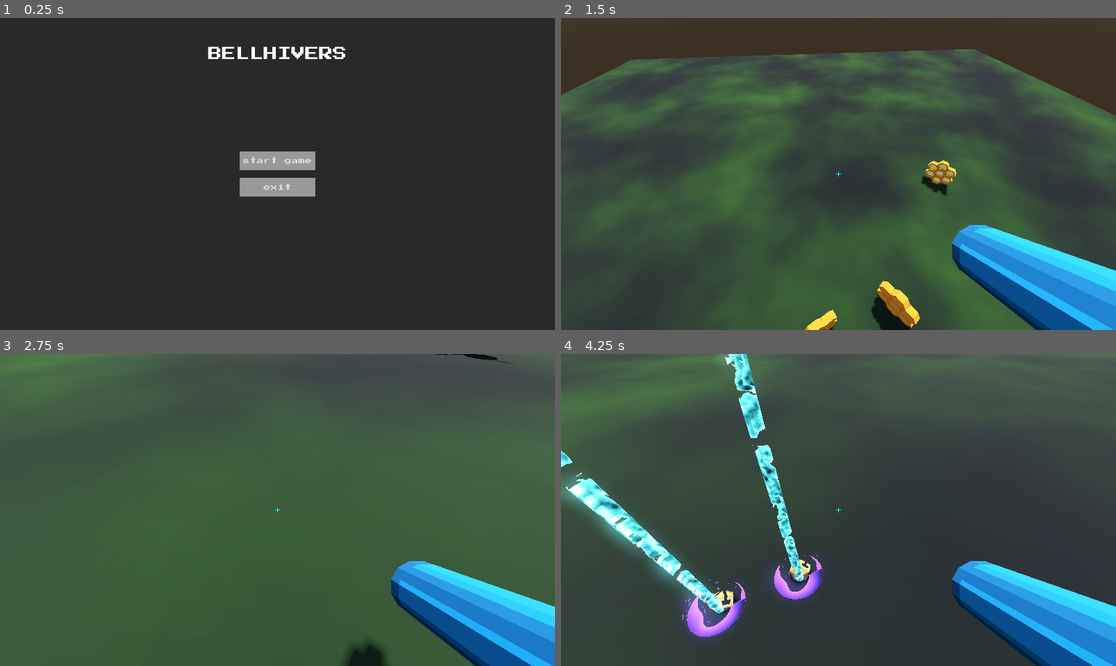
Above: before the commit, frames 1-4 (two rows, left to right).
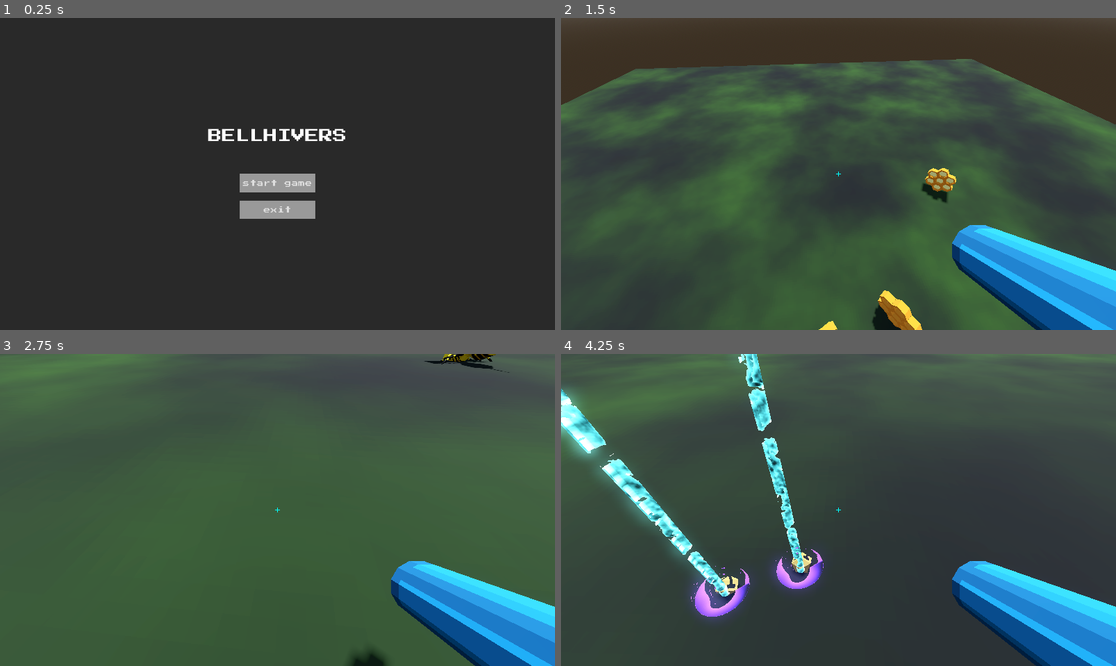
Above: after the commit, the same moments.

Repository: partkyle/bellhivers
Game: Godot game, scene res://scenes/main.tscn
The game is run twice, just before and just after one commit, with the same random seed, the same clock (stepped at 60 frames per second) and the same inputs.
Inputs (mouse positions are in pixels of both pictures, inside the frame that each line leads up to):
- Up to frame 1 (0.25 s): no input
- Up to frame 2 (1.5 s): click "start game" at 0.5 s; tap Enter at 1.25 s; move the mouse to (866, 174) at 1.27 s; press the mouse at (866, 174) at 1.28 s; hold W (move_up) from 1.28 s (still down)
- Up to frame 3 (2.75 s): keep holding W (move_up); tap Space (jump) at 1.52, 2.27 s; move the mouse to (249, 510) at 2.02 s; release the mouse at (249, 510) at 2.03 s; tap G (grenade) at 2.1 s
- Up to frame 4 (4.25 s): keep holding W (move_up); move the mouse to (849, 503) at 2.77 s; press the mouse at (849, 503) at 2.78 s; move the mouse to (832, 516) at 3.52 s; release the mouse at (832, 516) at 3.53 s; tap G (grenade) at 3.6 s; tap Space (jump) at 3.77 s

The runs differ from the first frame. In frame 1, 3.2% of the frame differs, in the area x 37-63%, y 9-65%; in frame 2, 6.5%; in frame 3, 0.5%; in frame 4, 10%, in the area x 0-90%, y 0-92%.

Commit message:
player dies to bell

Diff:
--- /dev/null
+++ b/data/game_over.gd
@@ -0,0 +1,30 @@
+class_name GameOver
+extends Object
+
+enum Cause { BEE, BELL, FALL };
+
+static var bee_phrases = [
+	"buzz buzz",
+]
+
+static var bell_phrases = [
+	"you got rung",
+	"ask not for who the bell tolls",
+	"it tolls for thee",
+]
+
+static var fall_phrases = [
+	"you fell into infinity",
+	"spring has sprung, but you have not"
+]
+
+static func cause_to_text(cause: Cause) -> String:
+	match cause:
+		Cause.BEE:
+			return bee_phrases.pick_random()
+		Cause.BELL:
+			return bell_phrases.pick_random()
+		Cause.FALL:
+			return fall_phrases.pick_random()
+
+	return "you lose"
--- a/scripts/player.gd
+++ b/scripts/player.gd
@@ -77,6 +77,10 @@
 func camera_basis() -> Basis:
 	return basis * camera_wrapper.basis
 
+
+func bell_smash():
+	EventBus.game_over.emit(GameOver.Cause.BELL)
+
 func fire_hitscan():
 	gun.play_gunshot()
 
--- a/singletons/event_bus.gd
+++ b/singletons/event_bus.gd
@@ -2,7 +2,7 @@
 
 signal open_main_menu()
 signal game_started()
-signal game_over()
+signal game_over(cause : GameOver.Cause)
 
 
 signal player_joined(player: Player)
--- a/ui/game_over_screen.gd
+++ b/ui/game_over_screen.gd
@@ -1,4 +1,6 @@
 extends Control
+
+@onready var subtext_label = $ColorRect/Messages/SubtextLabel
 
 # Called when the node enters the scene tree for the first time.
 func _ready():
@@ -9,7 +11,8 @@
 func game_started():
 	hide()
 
-func game_over():
+func game_over(cause: GameOver.Cause):
+	subtext_label.text = GameOver.cause_to_text(cause)
 	show()
 
 
--- a/ui/main_menu.tscn
+++ b/ui/main_menu.tscn
@@ -35,49 +35,49 @@
 theme = ExtResource("1_0f1qq")
 color = Color(0, 0, 0, 0.458824)
 
-[node name="VBoxContainer" type="VBoxContainer" parent="ColorRect"]
-layout_mode = 1
-anchors_preset = 5
-anchor_left = 0.5
-anchor_right = 0.5
-offset_left = -240.0
-offset_top = 100.0
-offset_right = 240.0
-offset_bottom = 148.0
-grow_horizontal = 2
-
-[node name="Title" type="Label" parent="ColorRect/VBoxContainer"]
-layout_mode = 2
-theme_override_font_sizes/font_size = 48
-text = "BELLHIVERS"
-
-[node name="Buttons" type="VBoxContainer" parent="ColorRect"]
+[node name="MenuWrapper" type="VBoxContainer" parent="ColorRect"]
 layout_mode = 1
 anchors_preset = 8
 anchor_left = 0.5
 anchor_top = 0.5
 anchor_right = 0.5
 anchor_bottom = 0.5
-offset_left = -48.0
-offset_top = -35.0
-offset_right = 48.0
-offset_bottom = 35.0
+offset_left = -240.0
+offset_top = -104.0
+offset_right = 240.0
+offset_bottom = 104.0
 grow_horizontal = 2
 grow_vertical = 2
 
-[node name="StartGameButton" type="Button" parent="ColorRect/Buttons"]
+[node name="Titles" type="VBoxContainer" parent="ColorRect/MenuWrapper"]
+layout_mode = 2
+
+[node name="Title" type="Label" parent="ColorRect/MenuWrapper/Titles"]
+layout_mode = 2
+theme_override_font_sizes/font_size = 48
+text = "BELLHIVERS"
+
+[node name="Spacer" type="Control" parent="ColorRect/MenuWrapper"]
+custom_minimum_size = Vector2(0, 100)
+layout_mode = 2
+
+[node name="Buttons" type="VBoxContainer" parent="ColorRect/MenuWrapper"]
+layout_mode = 2
+size_flags_horizontal = 4
+
+[node name="StartGameButton" type="Button" parent="ColorRect/MenuWrapper/Buttons"]
 layout_mode = 2
 shortcut = SubResource("Shortcut_hsfr6")
 text = "start game"
 
-[node name="Spacer" type="Control" parent="ColorRect/Buttons"]
+[node name="Spacer" type="Control" parent="ColorRect/MenuWrapper/Buttons"]
 custom_minimum_size = Vector2(0, 20)
 layout_mode = 2
 
-[node name="Exit" type="Button" parent="ColorRect/Buttons"]
+[node name="Exit" type="Button" parent="ColorRect/MenuWrapper/Buttons"]
 layout_mode = 2
 shortcut = SubResource("Shortcut_1hr3v")
 text = "exit"
 
-[connection signal="pressed" from="ColorRect/Buttons/StartGameButton" to="." method="_on_start_game_button_pressed"]
-[connection signal="pressed" from="ColorRect/Buttons/Exit" to="." method="_on_exit_pressed"]
+[connection signal="pressed" from="ColorRect/MenuWrapper/Buttons/StartGameButton" to="." method="_on_start_game_button_pressed"]
+[connection signal="pressed" from="ColorRect/MenuWrapper/Buttons/Exit" to="." method="_on_exit_pressed"]
--- a/ui/mouse_handler.gd
+++ b/ui/mouse_handler.gd
@@ -5,10 +5,13 @@
 	EventBus.game_started.connect(capture_mouse)
 
 	EventBus.open_main_menu.connect(enable_mouse)
-	EventBus.game_over.connect(enable_mouse)
+	EventBus.game_over.connect(game_over)
 
 func capture_mouse():
 	Input.set_mouse_mode(Input.MOUSE_MODE_CAPTURED)
 
 func enable_mouse():
 	Input.set_mouse_mode(Input.MOUSE_MODE_VISIBLE)
+
+func game_over(cause: GameOver.Cause):
+	enable_mouse()
